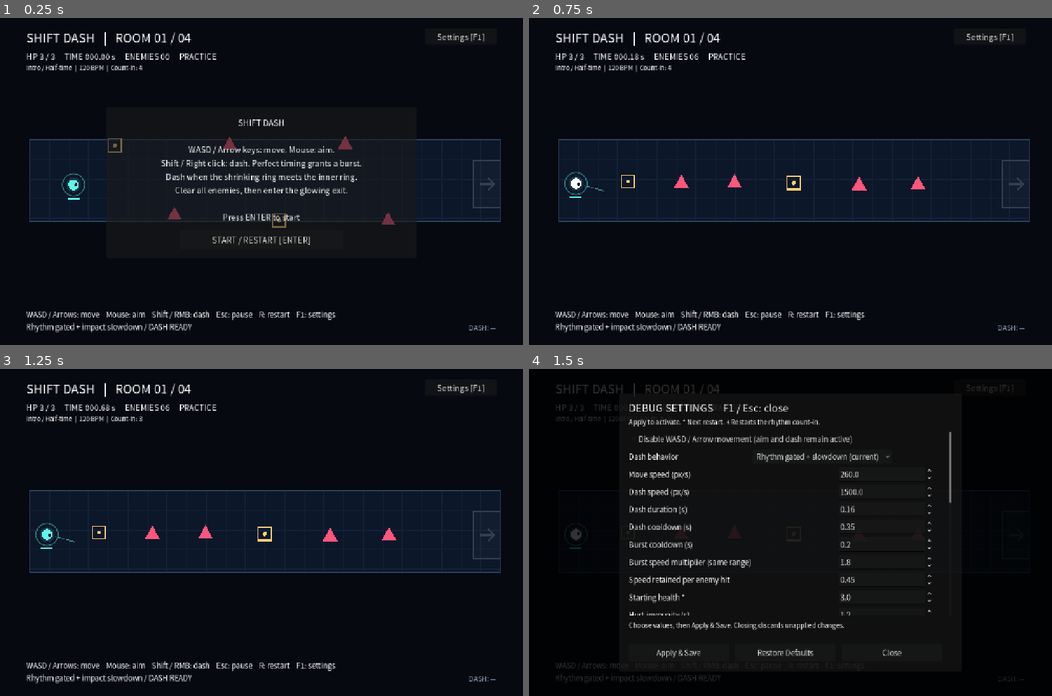
Above: before the commit, frames 1-4 (two rows, left to right).
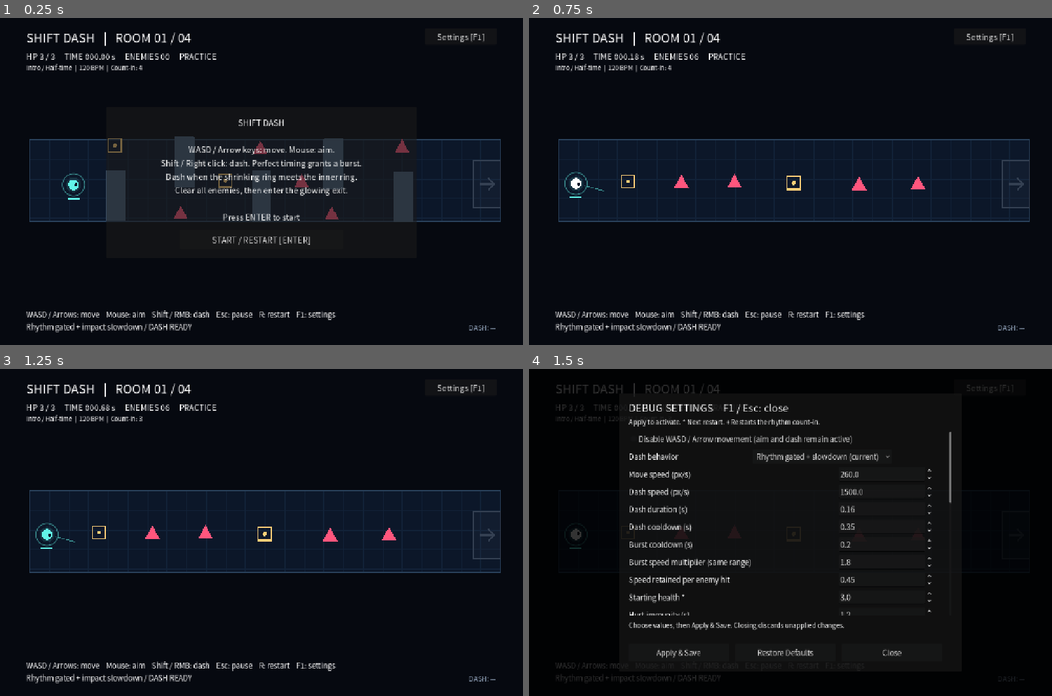
Above: after the commit, the same moments.

Repository: SinonXZH/Shift-dash
Game: Godot game, scene res://scenes/main.tscn
The game is run twice, just before and just after one commit, with the same random seed, the same clock (stepped at 60 frames per second) and the same inputs.
Inputs:
- Up to frame 1 (0.25 s): no input
- Up to frame 2 (0.75 s): click "START / RESTART [ENTER]" at 0.5 s
- Up to frame 3 (1.25 s): no input
- Up to frame 4 (1.5 s): click "Settings [F1]" at 1.25 s

The runs differ from the first frame. In frame 1, 3.2% of the frame differs, in the area x 20-79%, y 36-65%; in frame 2, nothing differs; in frame 3, nothing differs; in frame 4, nothing differs.

Commit message:
feat: revise the Room 01 playtest layout

Diff:
--- a/scenes/rooms/room_01.tscn
+++ b/scenes/rooms/room_01.tscn
@@ -3,6 +3,10 @@
 [ext_resource type="Script" uid="uid://bn61lxq5th5j4" path="res://scripts/room.gd" id="1"]
 [ext_resource type="PackedScene" path="res://scenes/actors/enemy.tscn" id="2"]
 [ext_resource type="PackedScene" path="res://scenes/rooms/exit.tscn" id="3"]
+[ext_resource type="PackedScene" path="res://scenes/props/obstacle.tscn" id="4_5wsos"]
+
+[sub_resource type="RectangleShape2D" id="RectangleShape2D_5wsos"]
+size = Vector2(46, 121.75)
 
 [node name="Room" type="Node2D" unique_id=1574926636]
 position = Vector2(73, 298)
@@ -18,18 +22,18 @@
 [node name="Enemies" type="Node2D" parent="." unique_id=1770025909]
 
 [node name="Enemy01" parent="Enemies" unique_id=1415127321 instance=ExtResource("2")]
-position = Vector2(610, 197)
+position = Vector2(479, 100)
 kind = 1
 movement_disabled = true
 initial_fire_delay = 0.8
 
 [node name="Enemy02" parent="Enemies" unique_id=1893864035 instance=ExtResource("2")]
-position = Vector2(772, 9)
+position = Vector2(739, 182)
 movement_disabled = true
 initial_fire_delay = 0.92
 
 [node name="Enemy03" parent="Enemies" unique_id=767393476 instance=ExtResource("2")]
-position = Vector2(877, 195)
+position = Vector2(911, 18)
 movement_disabled = true
 initial_fire_delay = 1.04
 
@@ -40,11 +44,56 @@
 initial_fire_delay = 1.16
 
 [node name="Enemy05" parent="Enemies" unique_id=2003999971 instance=ExtResource("2")]
-position = Vector2(354, 182)
+position = Vector2(369, 180)
 movement_disabled = true
 initial_fire_delay = 1.28
 
 [node name="Enemy06" parent="Enemies" unique_id=485689075 instance=ExtResource("2")]
-position = Vector2(489, 11)
+position = Vector2(564, 21)
 movement_disabled = true
 initial_fire_delay = 1.4
+
+[node name="Enemy" parent="Enemies" unique_id=1658429632 instance=ExtResource("2")]
+position = Vector2(665, 102)
+movement_disabled = true
+
+[node name="Obstacle" parent="." unique_id=290046343 instance=ExtResource("4_5wsos")]
+position = Vector2(205, 134)
+
+[node name="CollisionShape2D" parent="Obstacle" index="0"]
+position = Vector2(4, 2.875)
+shape = SubResource("RectangleShape2D_5wsos")
+
+[node name="Obstacle2" parent="." unique_id=1429851941 instance=ExtResource("4_5wsos")]
+position = Vector2(205, 134)
+
+[node name="CollisionShape2D" parent="Obstacle2" index="0"]
+position = Vector2(173, -80)
+shape = SubResource("RectangleShape2D_5wsos")
+
+[node name="Obstacle3" parent="." unique_id=321587791 instance=ExtResource("4_5wsos")]
+position = Vector2(205, 134)
+
+[node name="CollisionShape2D" parent="Obstacle3" index="0"]
+position = Vector2(362, 4)
+shape = SubResource("RectangleShape2D_5wsos")
+
+[node name="Obstacle4" parent="." unique_id=834822838 instance=ExtResource("4_5wsos")]
+position = Vector2(205, 134)
+
+[node name="CollisionShape2D" parent="Obstacle4" index="0"]
+position = Vector2(538, -75)
+shape = SubResource("RectangleShape2D_5wsos")
+
+[node name="Obstacle5" parent="." unique_id=997778279 instance=ExtResource("4_5wsos")]
+position = Vector2(205, 134)
+
+[node name="CollisionShape2D" parent="Obstacle5" index="0"]
+position = Vector2(709, 5)
+shape = SubResource("RectangleShape2D_5wsos")
+
+[editable path="Obstacle"]
+[editable path="Obstacle2"]
+[editable path="Obstacle3"]
+[editable path="Obstacle4"]
+[editable path="Obstacle5"]
